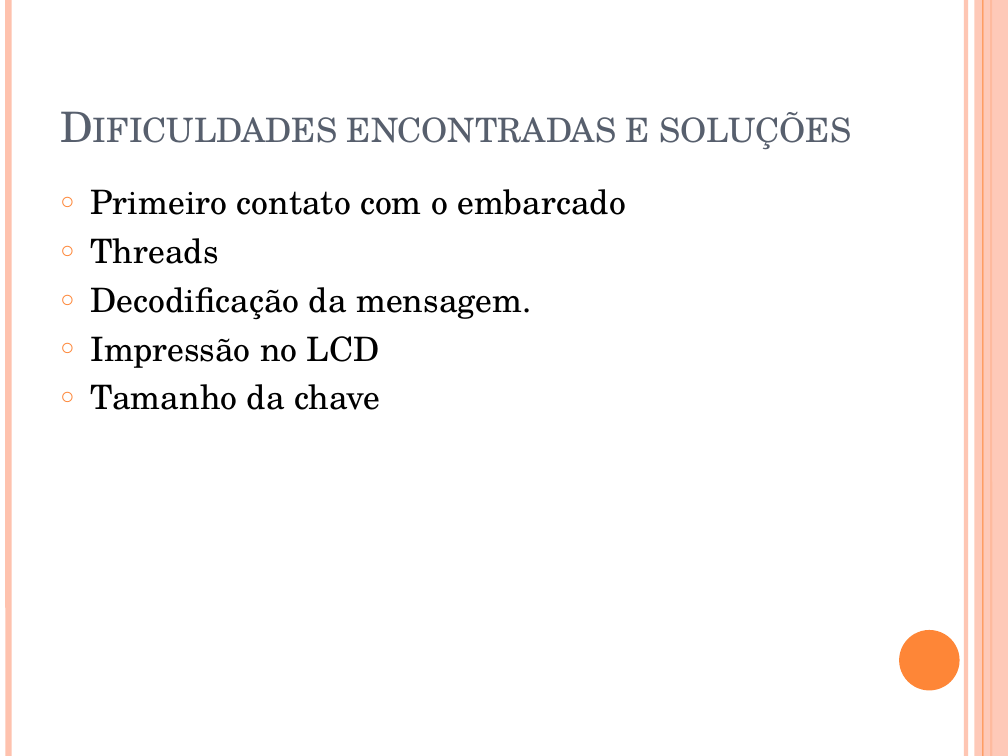
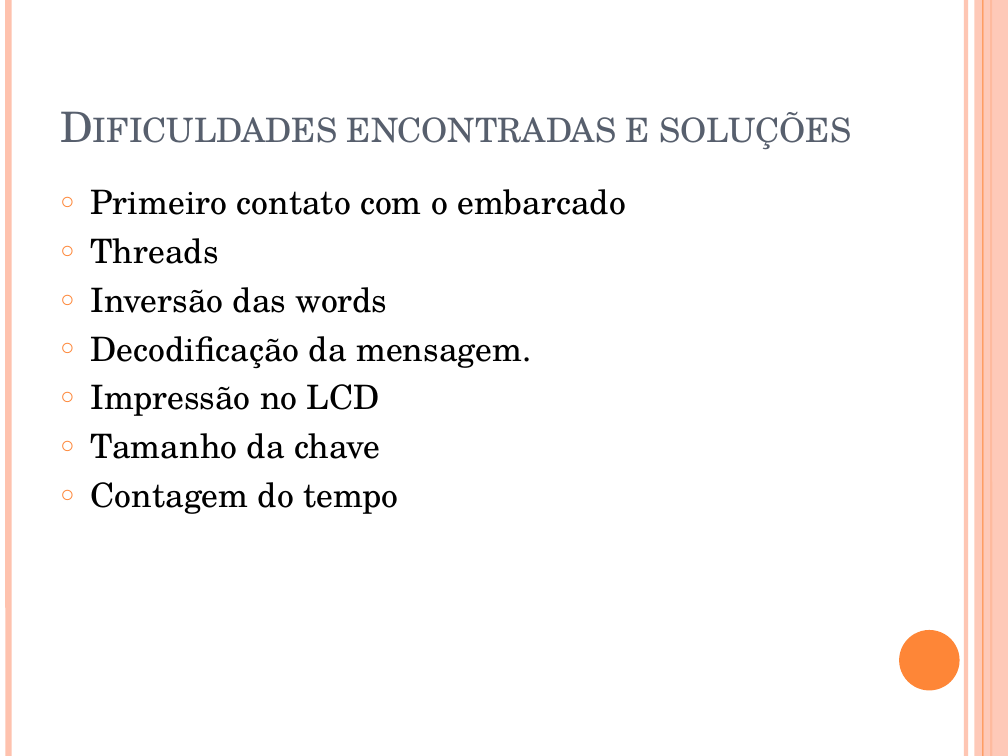
Before and after one commit to marlonprudente/SistemasEmbarcados, a slide deck: slide 6 of lab2.pptx (slide 5 before the commit). Drawn at 1008x756 pixels with LibreOffice and Linux fonts; fonts in the diff are those of the drawing. Boxes give left, top, right and bottom in pixels: in the first picture for what was removed or moved away, otherwise in the second. Text is boxed around its words. In the diff, an @@ line names an element or a change of style, - is before the commit and + after.

```diff
--- a/lab2.pptx
+++ b/lab2.pptx
@@ text at [91, 287, 388, 313]: paragraph added @@
+○ Inversão das words
@@ text at [91, 482, 398, 514]: paragraph added @@
+○ Contagem do tempo
```
Also in this commit, not shown: 2 other slides changed, 1 slide added, 27 other files.
